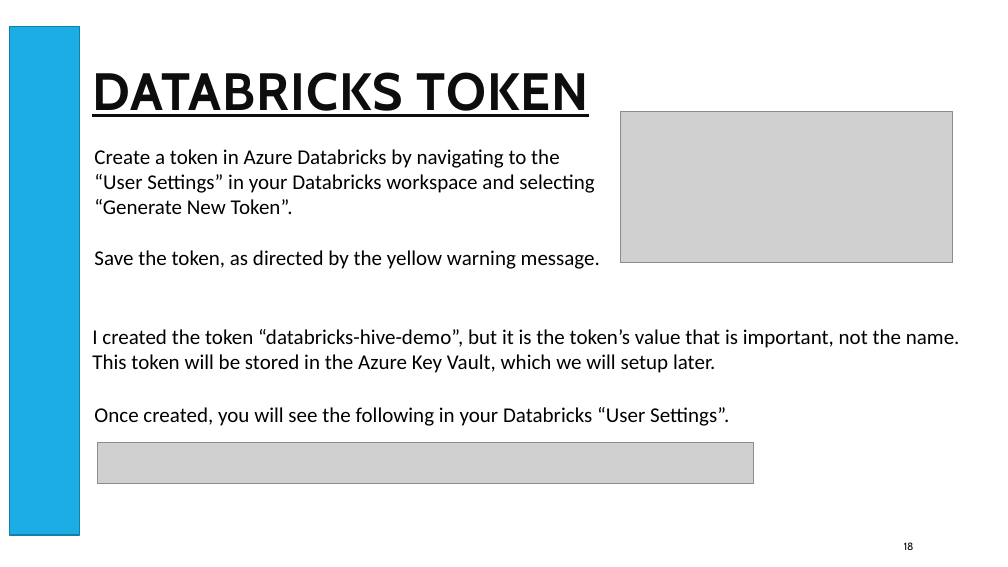
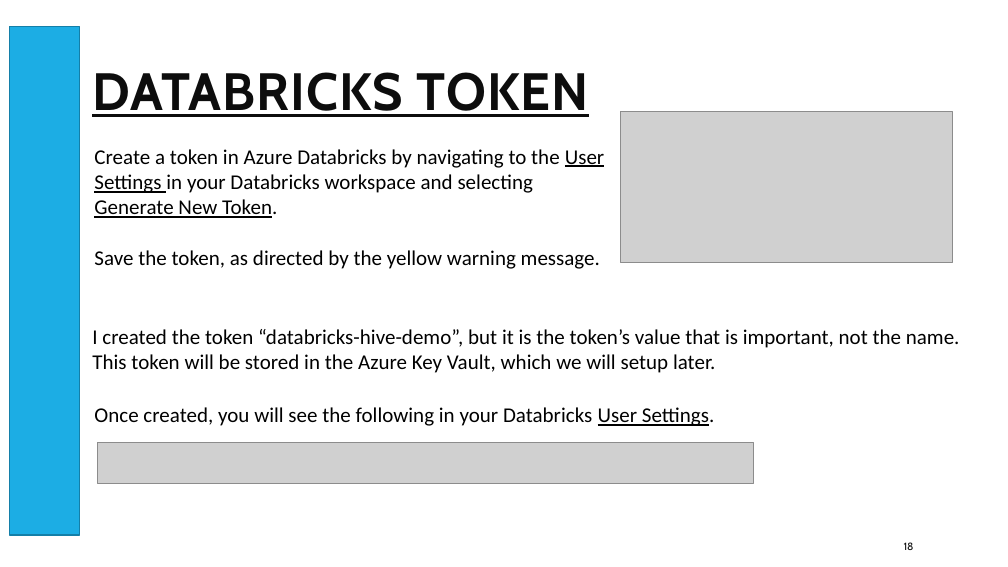
Before and after one commit to smpetersgithub/AdvancedSQLPuzzles, a slide deck: slide 18 of Suppliers and Parts Hive Demo/Azure Databricks Spark Hive Demo Powerpoint.pptx. Drawn at 1008x567 pixels with LibreOffice and Linux fonts; fonts in the diff are those of the drawing; grey boxes stand for pictures. Boxes give left, top, right and bottom in pixels: in the first picture for what was removed or moved away, otherwise in the second. Text is boxed around its words. In the diff, an @@ line names an element or a change of style, - is before the commit and + after.

```diff
--- a/Suppliers and Parts Hive Demo/Azure Databricks Spark Hive Demo Powerpoint.pptx
+++ b/Suppliers and Parts Hive Demo/Azure Databricks Spark Hive Demo Powerpoint.pptx
@@ text at (94, 149, 604, 218): text changed @@
-Create a token in Azure Databricks by navigating to the “User Settings” in your Databricks workspace and selecting “Generate New Token”.
+Create a token in Azure Databricks by navigating to the User Settings in your Databricks workspace and selecting Generate New Token.
@@ text at (94, 407, 715, 426): text changed @@
-Once created, you will see the following in your Databricks “User Settings”.
+Once created, you will see the following in your Databricks User Settings.
```
Also in this commit, not shown: 41 other slides changed, 1 other file.
